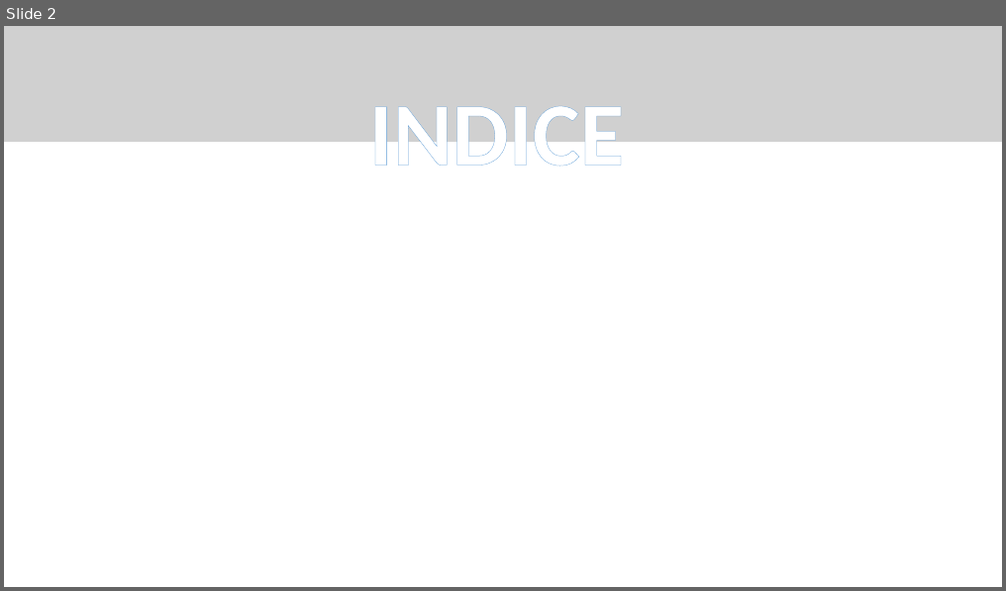
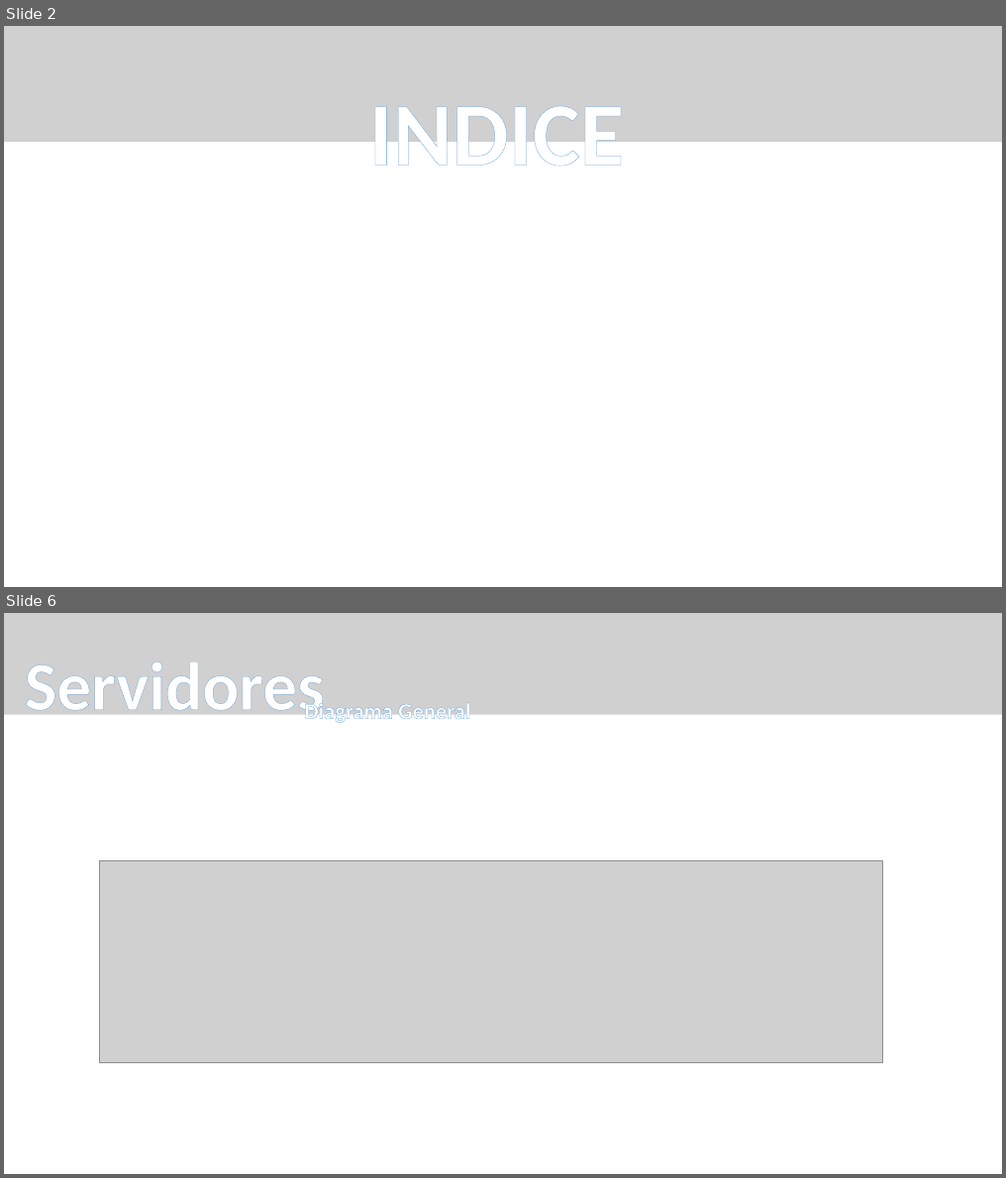
Before and after one commit to CBujeda/TFG-PROYECT-Nine_Image_Board, a slide deck: Documentation/presentación/NIB 0.1.1 - PRESENTATION .pptx. Shown one above the other, each under a label of ours: slide 2 before the commit, slides 2 and 6 after it; the slides between them are not shown. The pictures are 1006x591 and 1006x1178 pixels, drawn with LibreOffice and Linux fonts; fonts in the diff are those of the drawing; grey boxes stand for pictures. Boxes give left, top, right and bottom in pixels: in the first picture for what was removed or moved away, otherwise in the second. Text is boxed around its words. In the diff, an @@ line names an element or a change of style, - is before the commit and + after.

```diff
--- a/Documentation/presentación/NIB 0.1.1 - PRESENTATION .pptx
+++ b/Documentation/presentación/NIB 0.1.1 - PRESENTATION .pptx
@@ slide 6 added at (x1=4, y1=613, x2=1002, y2=1174), background #FFFFFF @@
@@ freeform shape added at (x1=4, y1=613, x2=1002, y2=707), fill #4472C4 @@
@@ picture added at (x1=4, y1=613, x2=1002, y2=715) @@
@@ text added at (x1=25, y1=662, x2=325, y2=727), 66 pt, text pattern #9DC3E6 on #FFFFFF, bold @@
+Servidores
@@ text added at (x1=304, y1=699, x2=470, y2=725), 21.4 pt, text pattern #9DC3E6 on #FFFFFF, bold @@
+Diagrama General
@@ picture added at (x1=100, y1=861, x2=883, y2=1063) @@
```
Also in this commit, not shown: 1 slide changed, 3 other slides added, 1 slide removed.
